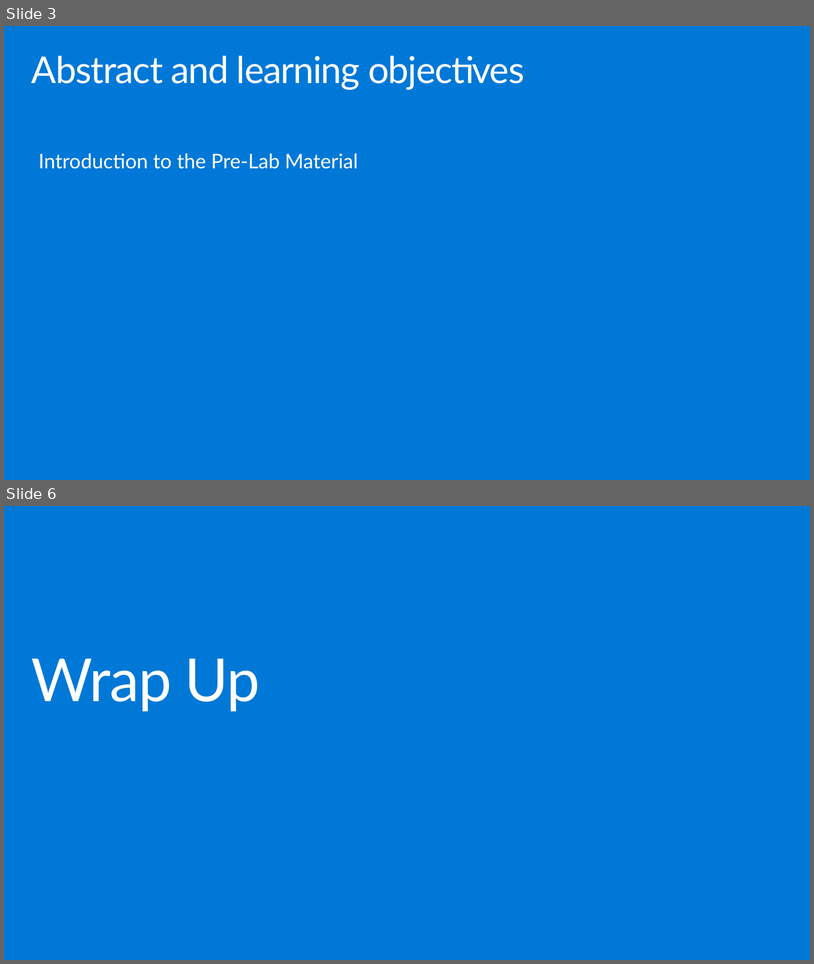
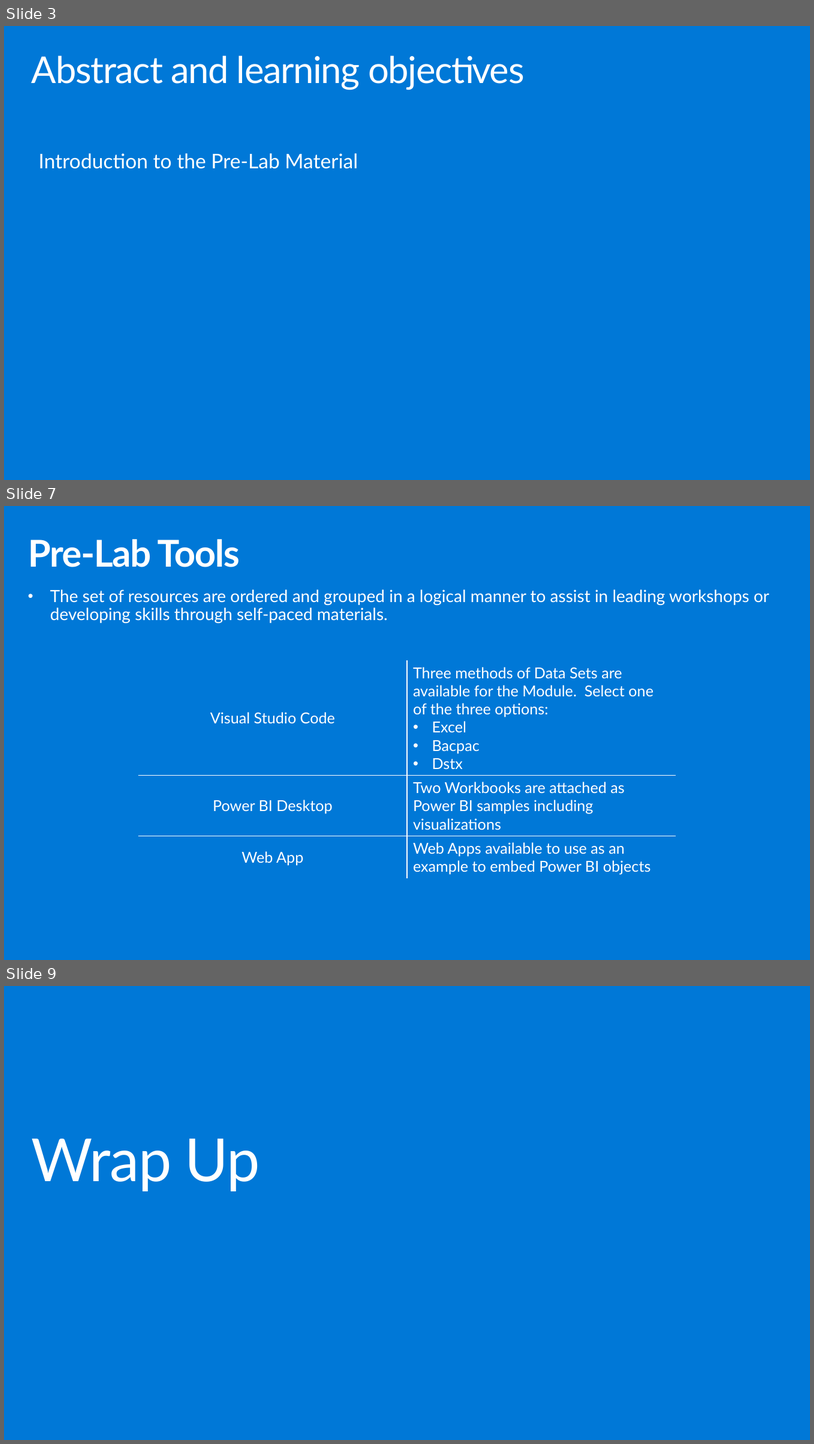
Before and after one commit to hnc198/AzurePowerBI, a slide deck: 4. Hands-on Modules/1. Pre-Lab Work/1. Pre-Lab Introduction.pptx. Shown one above the other, each under a label of ours: slides 3 and 6 before the commit, slides 3, 7 and 9 after it; the slides between them are not shown. The pictures are 814x964 and 814x1444 pixels, drawn with LibreOffice and Linux fonts; fonts in the diff are those of the drawing. Boxes give left, top, right and bottom in pixels: in the first picture for what was removed or moved away, otherwise in the second. Text is boxed around its words. In the diff, an @@ line names an element or a change of style, - is before the commit and + after.

```diff
--- a/4. Hands-on Modules/1. Pre-Lab Work/1. Pre-Lab Introduction.pptx
+++ b/4. Hands-on Modules/1. Pre-Lab Work/1. Pre-Lab Introduction.pptx
@@ slide 7 added at <box>4,506,810,960</box>, background #0078D7 @@
@@ title added at <box>28,539,240,567</box>, 44 pt, text #FFFFFF, bold @@
+Pre-Lab Tools
@@ text added at <box>50,589,770,623</box>, 20 pt, text #FFFFFF @@
+• The set of resources are ordered and grouped in a logical manner to assist in leading workshops or developing skills through self-paced materials.
@@ table added at <box>138,660,675,877</box>, 3 rows, 2 columns @@
+Visual Studio Code | Three methods of Data Sets are available for the Module. Select one of the three options: / Excel / Bacpac / Dstx
+Power BI Desktop | Two Workbooks are attached as Power BI samples including visualizations
+Web App | Web Apps available to use as an example to embed Power BI objects
@@ what was slide 6 is now slide 9 @@
```
Also in this commit, not shown: 2 slides changed, 2 other slides added, 3 other files.
